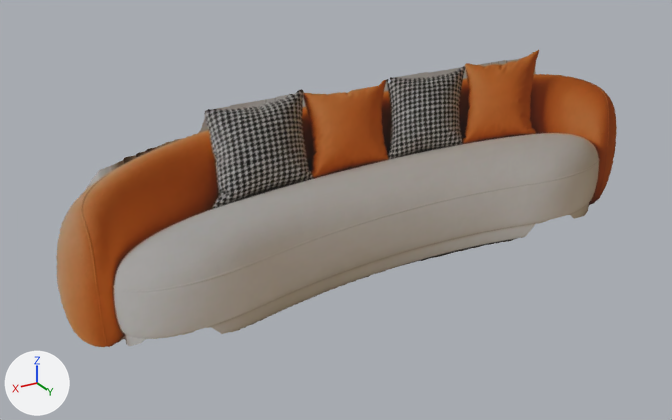
The glTF model assets/models/sofa_02.glb, before and after one commit.
Rendered twice from a camera (50 mm lens) standing at (1.89, 2.8, 1.82) and looking at (0.18, -0.05, 0.39). Every picture has the same lights, and +X, +Y and +Z are marked at lower left. The first picture is the older version.

In view in the first picture: 'SofaCutout'.
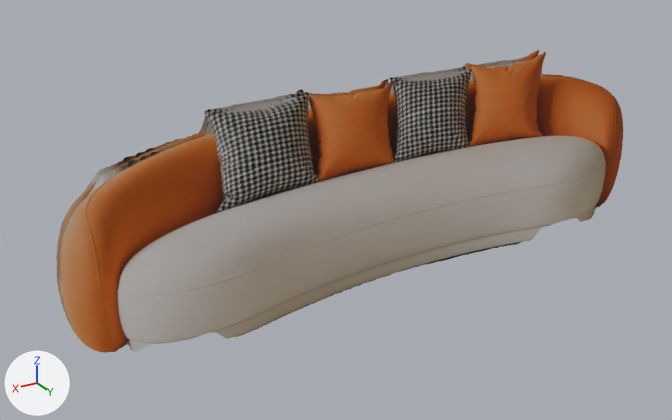
The newer file is also turned or shifted as a whole; pictures and numbers use the older file's frame.

Pixel boxes [x1, y1, x2, y2] of what changed, in the pictures (672 x 420 px):
'SofaCutout', reshaped: before [56, 50, 617, 347]; after [56, 50, 623, 353]
part 1 of me_mesh_0, added: after [60, 52, 623, 353]

The change, as a list of edits to the scene's bpy script:
```text
Change me_mesh_0:
    used by ob_sofacutout; location = (0.0, 0.0, 0.0)
    remove me_mesh_0.from_pydata(...)  # 4 vertices, 2 faces; spans x -1.3..1.3, y 0.0, z 0.0..0.95
    add me_mesh_0.from_pydata(...)  # 8 vertices, 4 faces; spans x -1.3..1.3, y 0.0..0.04, z 0.0..0.95
    me_mesh_0 part 1: the loose piece of 4 vertices spanning x -1.3..1.3, y 0.0, z 0.0..0.95 is copied, and the copy is moved by (0.0, 0.04, 0.0); it spans x -1.3..1.3, y 0.04, z 0.0..0.95
```
